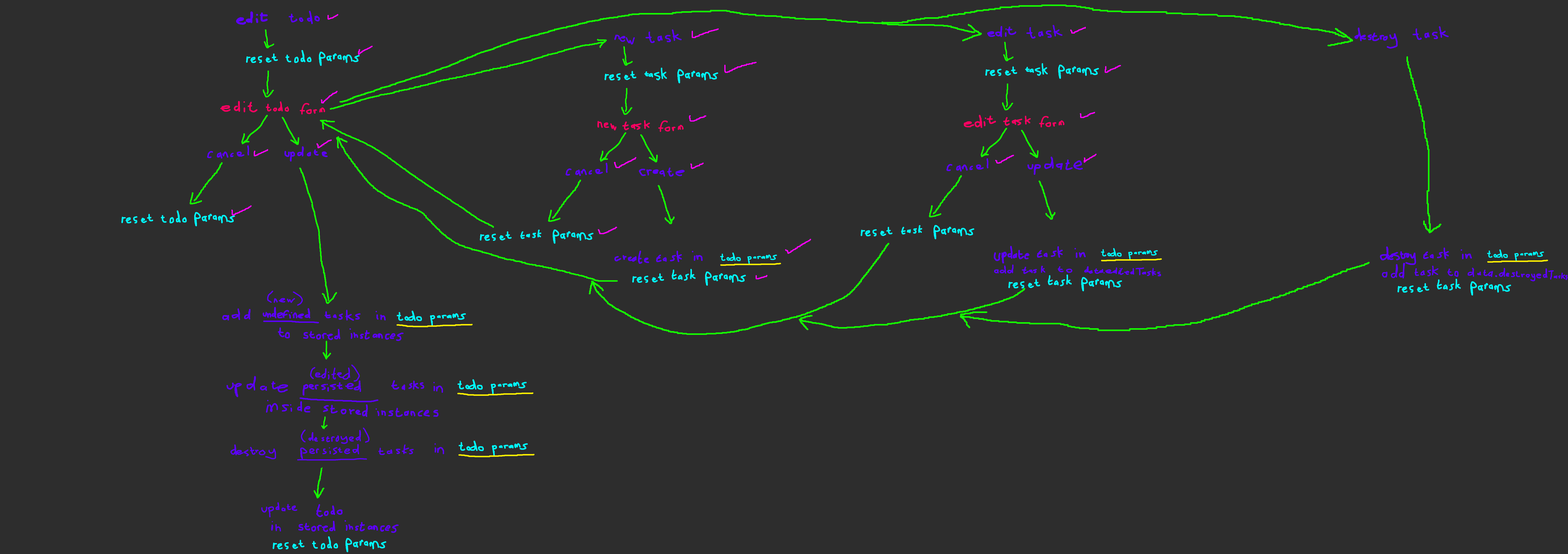
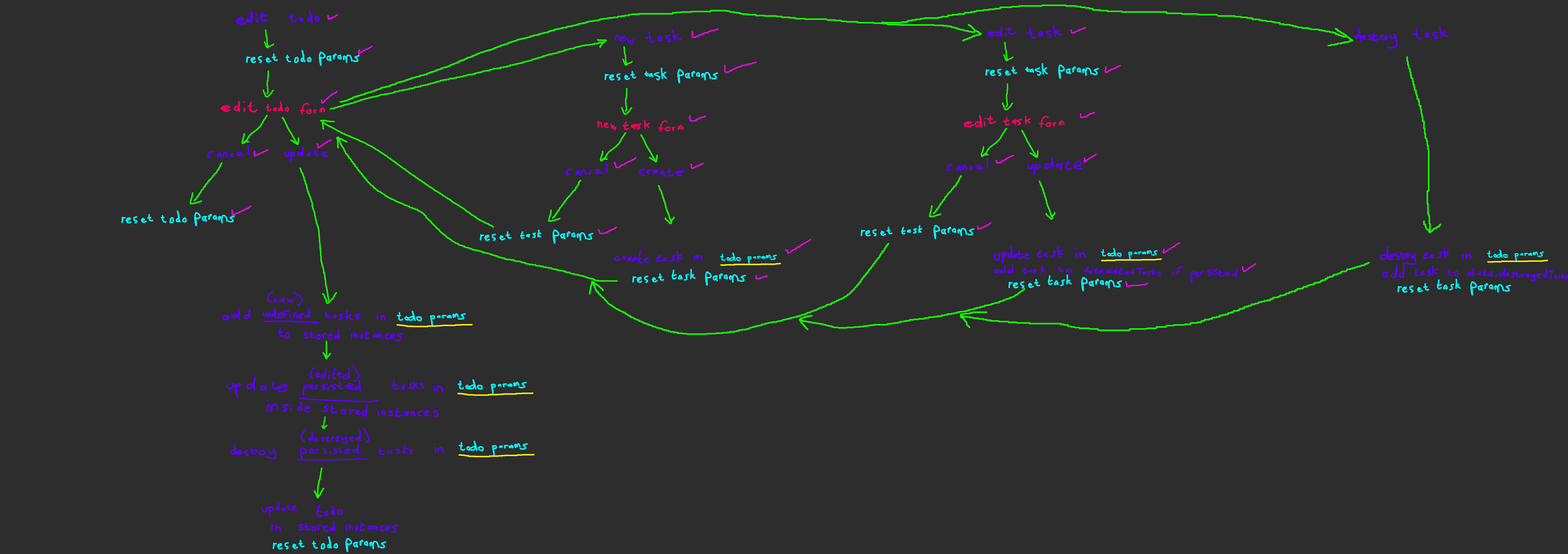
Layered file, before and after one edit (1568×554). Changes by layer:
painted on "Paint Layer 2" over [977, 222, 1257, 288]
painted on "Paint Layer 1" over [977, 222, 1257, 288]
